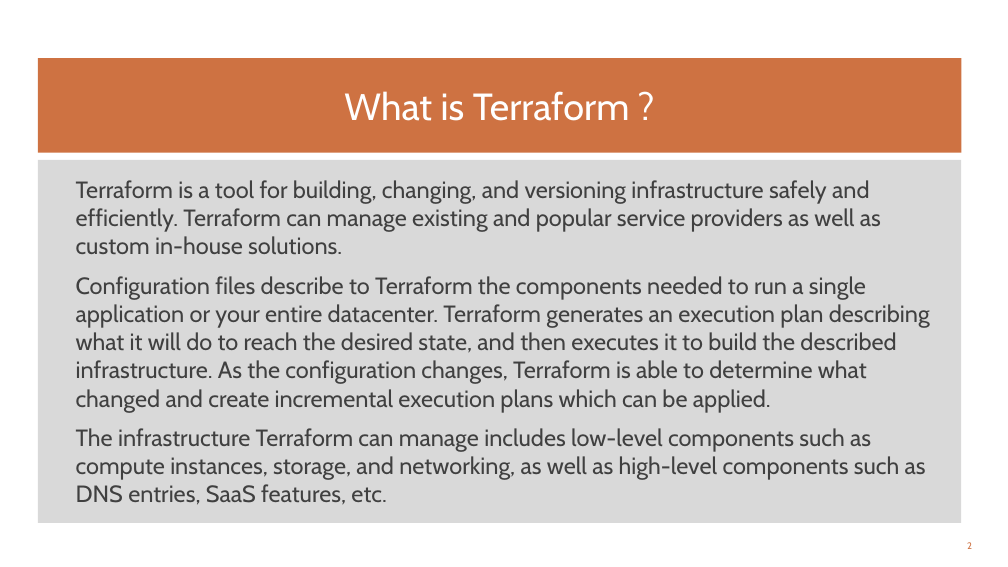
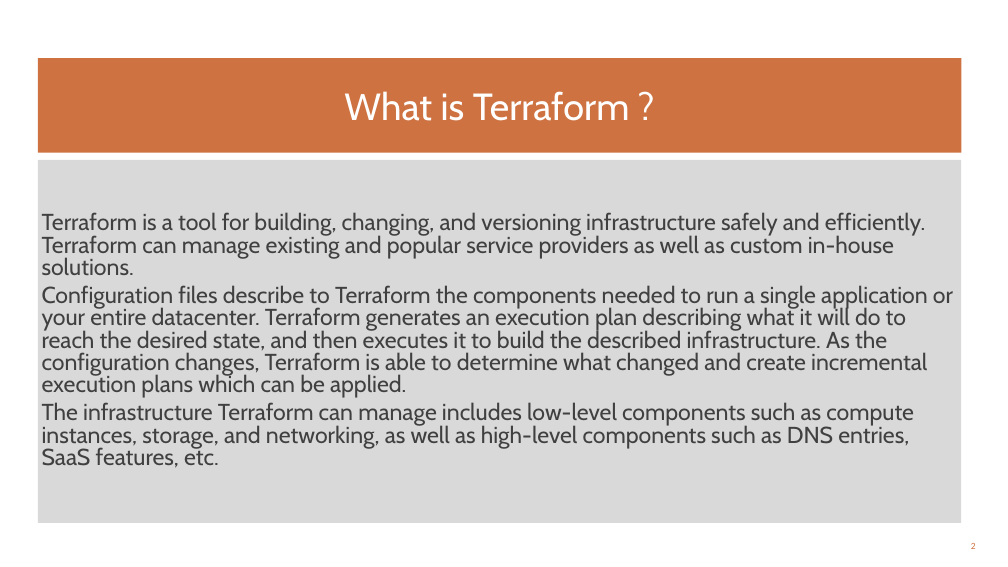
Before and after one commit to prkatta/dotraining, a slide deck: slide 2 of Session-17/Terraform/Terraform_Nutshell.pptx. Drawn at 1008x567 pixels with LibreOffice and Linux fonts; fonts in the diff are those of the drawing. Boxes give left, top, right and bottom in pixels: in the first picture for what was removed or moved away, otherwise in the second. Text is boxed around its words. In the diff, an @@ line names an element or a change of style, - is before the commit and + after.

```diff
--- a/Session-17/Terraform/Terraform_Nutshell.pptx
+++ b/Session-17/Terraform/Terraform_Nutshell.pptx
@@ rectangle "Terraform is a tool for ..." at <box>38,160,962,523</box>: size 22.4 to 22 pt; line spacing 1 to 0.8; less space between paragraphs @@
@@ page number at <box>971,543,976,549</box>: font Cabin to Calibri @@
```
Also in this commit, not shown: 10 other slides changed, 1 slide removed, 4 other files.
